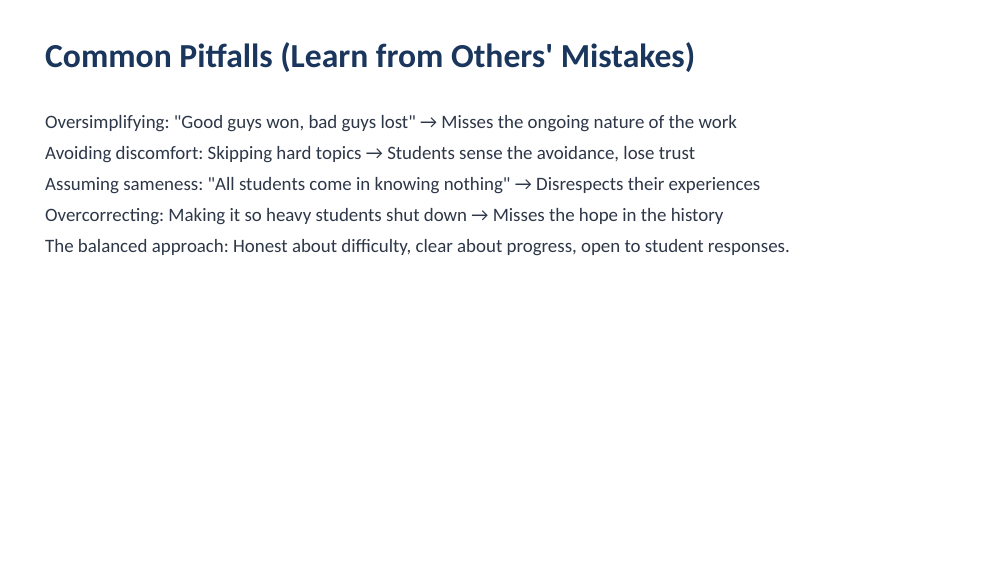
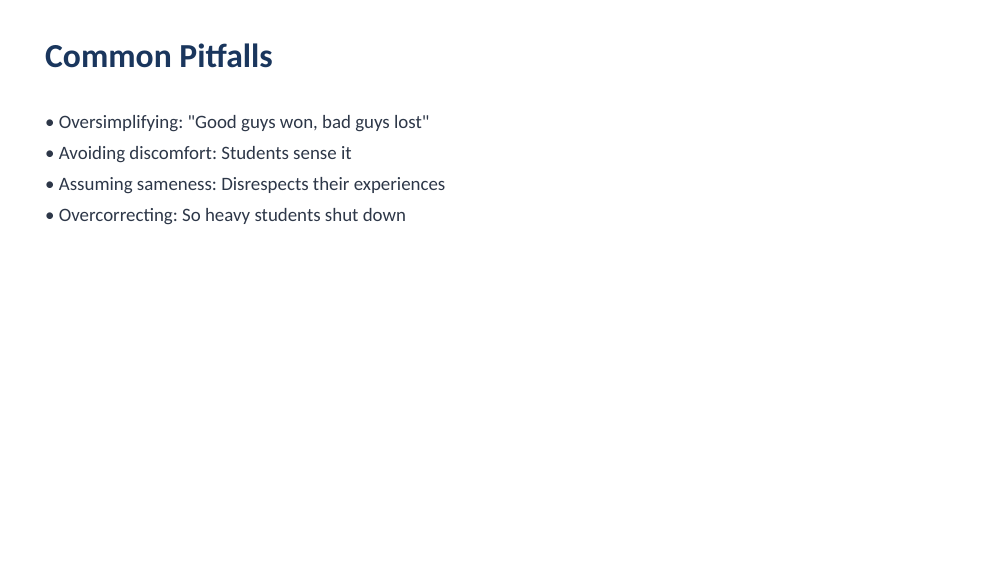
Before and after one commit to bme-wacoisd/tea, a slide deck: slide 11 of lessons/01-james-baldwin-civil-rights/slides.pptx. Drawn at 1008x567 pixels with LibreOffice and Linux fonts; fonts in the diff are those of the drawing. Boxes give left, top, right and bottom in pixels: in the first picture for what was removed or moved away, otherwise in the second. Text is boxed around its words. In the diff, an @@ line names an element or a change of style, - is before the commit and + after.

```diff
--- a/lessons/01-james-baldwin-civil-rights/slides.pptx
+++ b/lessons/01-james-baldwin-civil-rights/slides.pptx
@@ text at (45,43,272,68): text changed @@
-Common Pitfalls (Learn from Others' Mistakes)
+Common Pitfalls
@@ text at (59,115,446,225): text changed @@
-Oversimplifying: "Good guys won, bad guys lost" → Misses the ongoing nature of the work
-Avoiding discomfort: Skipping hard topics → Students sense the avoidance, lose trust
-Assuming sameness: "All students come in knowing nothing" → Disrespects their experiences
-Overcorrecting: Making it so heavy students shut down → Misses the hope in the history
-The balanced approach: Honest about difficulty, clear about progress, open to student responses.
+• Oversimplifying: "Good guys won, bad guys lost"
+• Avoiding discomfort: Students sense it
+• Assuming sameness: Disrespects their experiences
+• Overcorrecting: So heavy students shut down
```
Also in this commit, not shown: 13 other slides changed, 3 other files.
